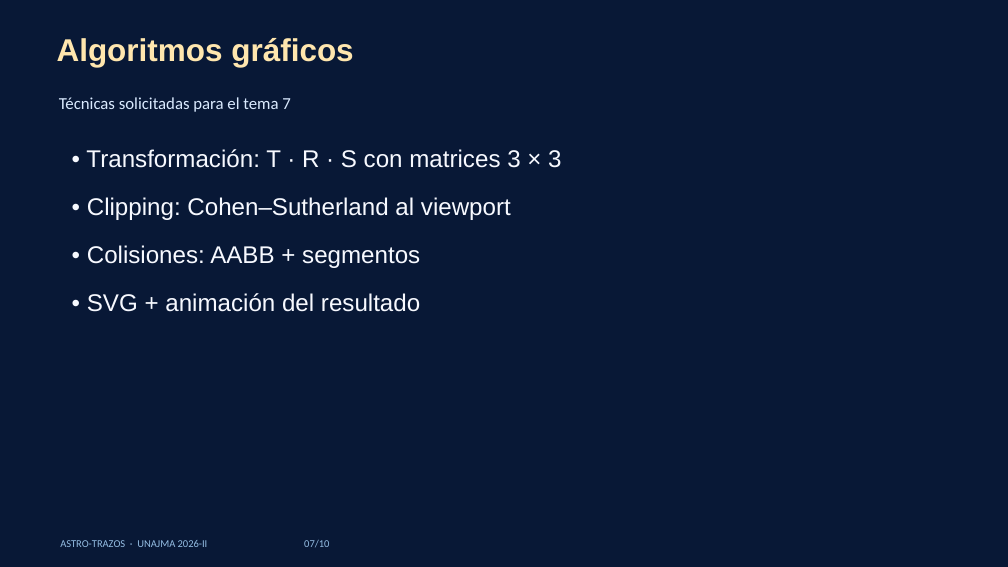
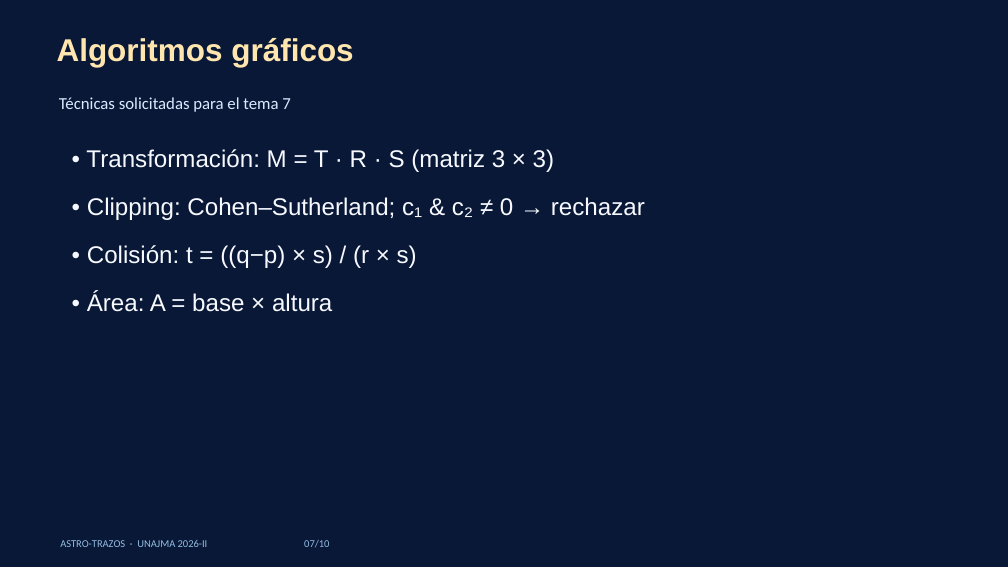
Before and after one commit to WILLIAMMDN/astro-trazos, a slide deck: slide 7 of docs/entrega_u1/editables/6_Presentacion.pptx. Drawn at 1008x567 pixels with LibreOffice and Linux fonts; fonts in the diff are those of the drawing. Boxes give left, top, right and bottom in pixels: in the first picture for what was removed or moved away, otherwise in the second. Text is boxed around its words. In the diff, an @@ line names an element or a change of style, - is before the commit and + after.

```diff
--- a/docs/entrega_u1/editables/6_Presentacion.pptx
+++ b/docs/entrega_u1/editables/6_Presentacion.pptx
@@ text at <box>86,149,645,312</box>: text changed @@
-• Transformación: T · R · S con matrices 3 × 3
-• Clipping: Cohen–Sutherland al viewport
-• Colisiones: AABB + segmentos
-• SVG + animación del resultado
+• Transformación: M = T · R · S (matriz 3 × 3)
+• Clipping: Cohen–Sutherland; c₁ & c₂ ≠ 0 → rechazar
+• Colisión: t = ((q−p) × s) / (r × s)
+• Área: A = base × altura
```
Also in this commit, not shown: 22 other files.
